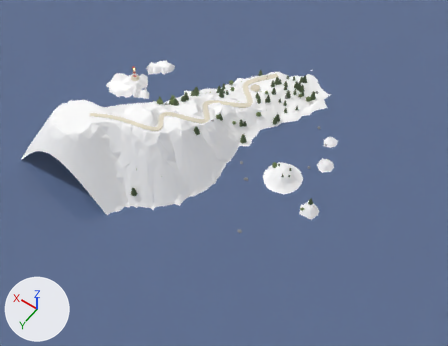
A saved change to the glTF model public/Try1.glb.
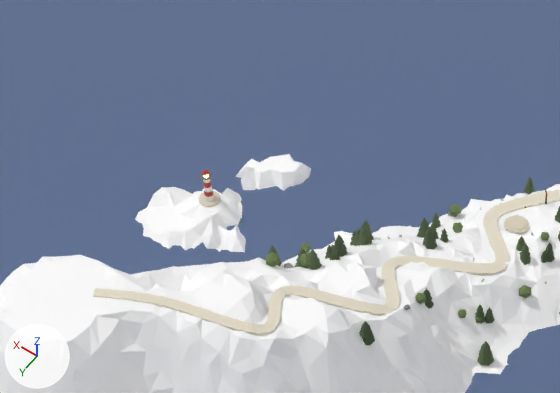
Each version is shown whole from a camera (50 mm lens) standing at (-62.2, 89.9, 129.2) and looking at (4.9, -4.1, -18.5), then close up on the part from 12% to 61% of the width and 0% to 44% of the height. The lights are fixed; the arrows at lower left show +X, +Y and +Z. The last two pictures show the newer version. Where no turn or scale is listed for an object, it has been applied to the vertices. Vertices at exactly the same position are counted once.
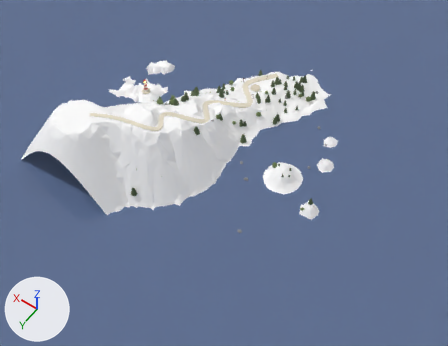
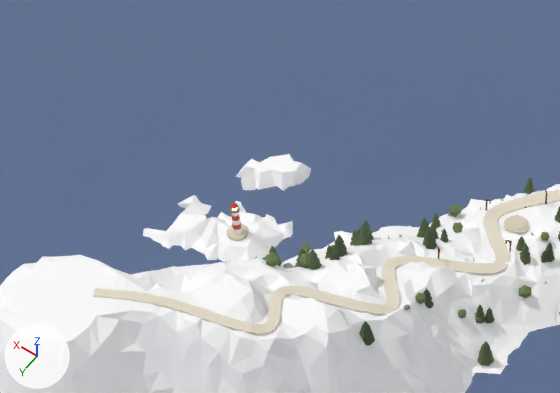
Changed parts and their boxes (x1, y1, x2, y2) in the close-ups (560 x 393 px; the box of a moved part takes in the faces that stretch with it):
'Cylinder.023', moved
    before: (199, 191, 221, 207)
    after: (227, 224, 249, 241)
'Cone.107', moved
    before: (204, 194, 214, 201)
    after: (233, 226, 242, 234)
'Cone.108', moved
    before: (204, 190, 213, 197)
    after: (232, 223, 241, 230)
'Cone.109', moved
    before: (204, 185, 212, 192)
    after: (232, 219, 241, 225)
'Cone.110', moved
    before: (203, 181, 211, 188)
    after: (232, 215, 240, 221)
part 1 of me_terrain, moved or reshaped
    before: (135, 187, 246, 252)
    after: (178, 195, 293, 263)

What changed in the scene script:
```text
Change me_terrain:
    used by ob_terrain; location = (0.0, 0.0, 0.0)
    remove me_terrain.from_pydata(...)  # 3355 vertices, 6480 faces; spans x -40.0..44.0, y -40.0..35.6, z -0.5..18.2
    add me_terrain.from_pydata(...)  # 3355 vertices, 6480 faces; spans x -40.0..44.0, y -40.0..35.6, z -2.5..18.2
    me_terrain part 1: 58 of 3355 vertices moved; they spanned x 28.2..44.0, y -9.1..0.9, z -0.5..2.0 and now span x 28.2..43.5, y -9.1..0.9, z -2.5..2.0; mean shift (-0.2, -0.3, -0.3); largest move (30.2, -5.1, -0.5) -> (30.2, -5.1, 1.8)
Change ob_cone_107:
    ob_cone_107.location: (37.62, -4.85, 2.44) -> (31.68, -2.76, 2.21)
Change ob_cone_108:
    ob_cone_108.location: (37.62, -4.85, 3.1) -> (31.68, -2.76, 2.87)
Change ob_cone_109:
    ob_cone_109.location: (37.62, -4.85, 3.76) -> (31.68, -2.76, 3.53)
Change ob_cone_110:
    ob_cone_110.location: (37.62, -4.85, 4.42) -> (31.68, -2.76, 4.19)
Change ob_cylinder_023:
    ob_cylinder_023.location: (37.62, -4.85, 1.96) -> (31.68, -2.76, 1.73)
```
